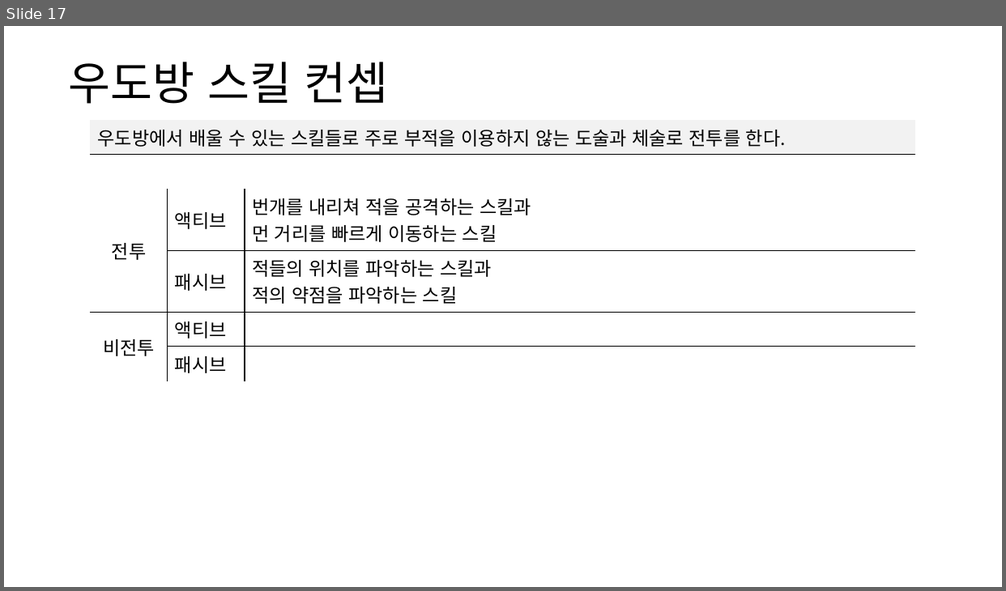
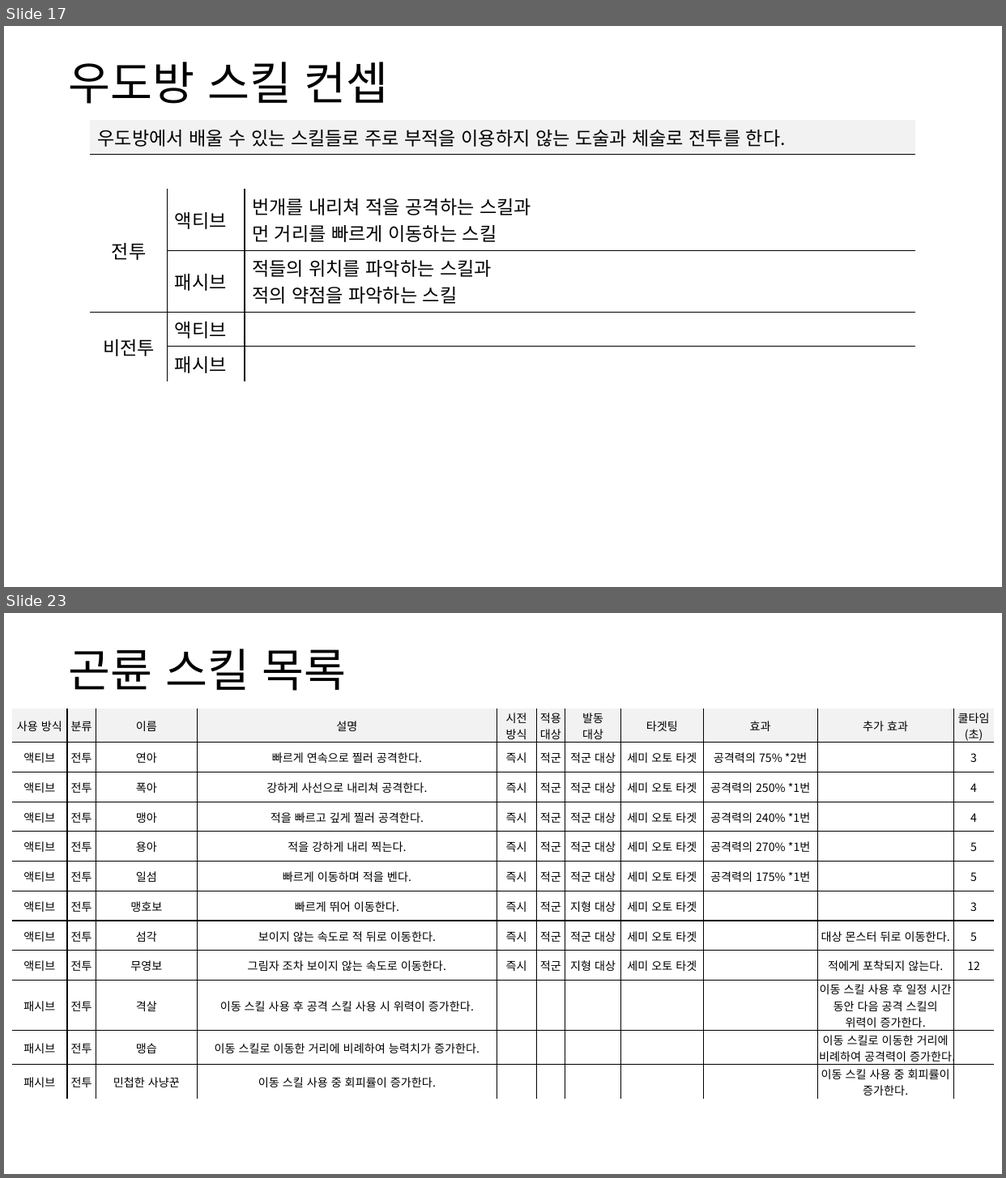
Before and after one commit to yjk0401/unityenginebasic_9th, a slide deck: 기획/방랑엽사전/스킬 기획서.pptx. Shown one above the other, each under a label of ours: slide 17 before the commit, slides 17 and 23 after it; the slides between them are not shown. The pictures are 1006x591 and 1006x1178 pixels, drawn with LibreOffice and Linux fonts; fonts in the diff are those of the drawing. Boxes give left, top, right and bottom in pixels: in the first picture for what was removed or moved away, otherwise in the second. Text is boxed around its words. In the diff, an @@ line names an element or a change of style, - is before the commit and + after.

```diff
--- a/기획/방랑엽사전/스킬 기획서.pptx
+++ b/기획/방랑엽사전/스킬 기획서.pptx
@@ slide 23 added at bbox=[4, 613, 1002, 1174], background #FFFFFF @@
@@ text added at bbox=[68, 649, 347, 691], 44 pt, text #000000 @@
+곤륜 스킬 목록
@@ table added at bbox=[12, 709, 995, 1099], 12 rows, 11 columns @@
+사용 방식 | 분류 | 이름 | 설명 | 시전 / 방식 | 적용 / 대상 | 발동 / 대상 | 타겟팅 | 효과 | 추가 효과 | 쿨타임 / (초)
+액티브 | 전투 | 연아 | 빠르게 연속으로 찔러 공격한다. | 즉시 | 적군 | 적군 대상 | 세미 오토 타겟 | 공격력의 75% *2번 |  | 3
+액티브 | 전투 | 폭아 | 강하게 사선으로 내리쳐 공격한다. | 즉시 | 적군 | 적군 대상 | 세미 오토 타겟 | 공격력의 250% *1번 |  | 4
+액티브 | 전투 | 맹아 | 적을 빠르고 깊게 찔러 공격한다. | 즉시 | 적군 | 적군 대상 | 세미 오토 타겟 | 공격력의 240% *1번 |  | 4
+액티브 | 전투 | 용아 | 적을 강하게 내리 찍는다. | 즉시 | 적군 | 적군 대상 | 세미 오토 타겟 | 공격력의 270% *1번 |  | 5
+액티브 | 전투 | 일섬 | 빠르게 이동하며 적을 벤다. | 즉시 | 적군 | 적군 대상 | 세미 오토 타겟 | 공격력의 175% *1번 |  | 5
+액티브 | 전투 | 맹호보 | 빠르게 뛰어 이동한다. | 즉시 | 적군 | 지형 대상 | 세미 오토 타겟 |  |  | 3
+액티브 | 전투 | 섬각 | 보이지 않는 속도로 적 뒤로 이동한다. | 즉시 | 적군 | 적군 대상 | 세미 오토 타겟 |  | 대상 몬스터 뒤로 이동한다. | 5
+액티브 | 전투 | 무영보 | 그림자 조차 보이지 않는 속도로 이동한다. | 즉시 | 적군 | 지형 대상 | 세미 오토 타겟 |  | 적에게 포착되지 않는다. | 12
+패시브 | 전투 | 격살 | 이동 스킬 사용 후 공격 스킬 사용 시 위력이 증가한다. |  |  |  |  |  | 이동 스킬 사용 후 일정 시간 동안 다음 공격 스킬의 위력이 증가한다. | 
+패시브 | 전투 | 맹습 | 이동 스킬로 이동한 거리에 비례하여 능력치가 증가한다. |  |  |  |  |  | 이동 스킬로 이동한 거리에 비례하여 공격력이 증가한다. | 
+패시브 | 전투 | 민첩한 사냥꾼 | 이동 스킬 사용 중 회피률이 증가한다. |  |  |  |  |  | 이동 스킬 사용 중 회피률이 증가한다. | 
```
Also in this commit, not shown: 2 slides changed, 7 other slides added, 2 slides removed.
